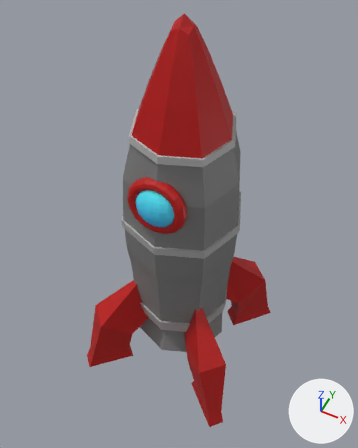
A saved change to the Blender file PRoject boost/Assets/Models/rocket.blend.
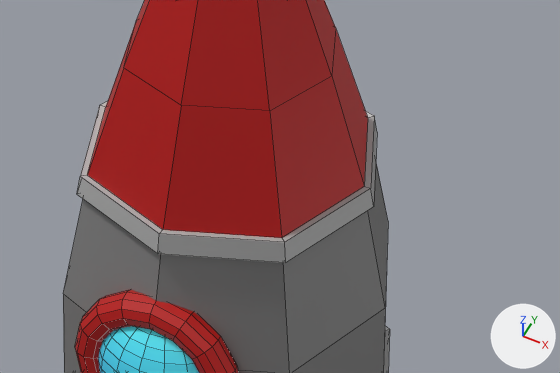
Old and new are each drawn whole from a camera (50 mm lens) standing at (1.42, -2.93, 3.8) and looking at (-0.04, -0.01, 0.16) and again close up on the part from 28% to 85% of the width and 16% to 46% of the height. Arrows for +X, +Y and +Z are at lower right; the lights stay in place. The close-ups show mesh edges as thin lines.
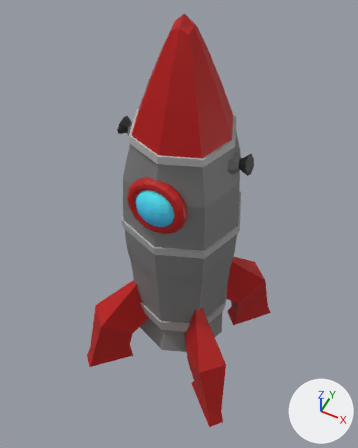
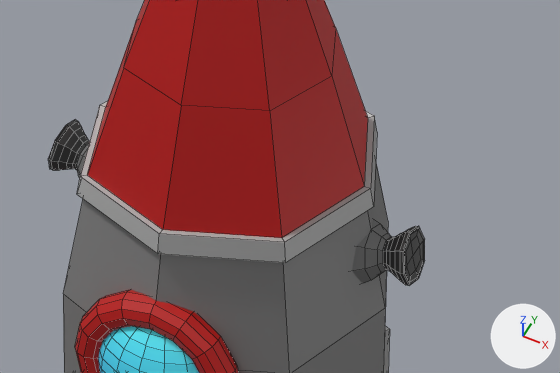
Boxes [x1, y1, x2, y2] around the edits, measured in the close-ups (560 x 373 px):
```json
{"object": "Cube.003", "change": "added", "after": [48, 119, 425, 286]}
```

Scene script edits in JSON lines:
```json
{"op": "add", "block": "me_cube_006", "code": ["me_cube_006 = bpy.data.meshes.new('Cube.006')", "me_cube_006.from_pydata(...)  # 212 vertices, 208 faces; spans x -11.75..1.94, y -1.24..1.24, z -1.24..4.38", "me_cube_006.materials.append(mat_uv)  # picture img_pp_color_palette_png"]}
{"op": "add", "block": "ob_cube_003", "code": ["ob_cube_003 = bpy.data.objects.new('Cube.003', me_cube_006)", "ob_cube_003.location = (0.43, 0.0, 1.122)", "ob_cube_003.rotation_euler = (0.0, -0.262, 0.0)  # degrees (0, -15, 0)", "ob_cube_003.scale = (0.0864, 0.0864, 0.0864)"]}
```
